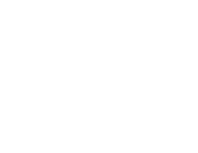
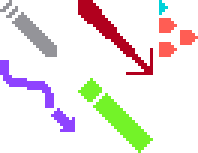
Before/after of a 198x153 layered artwork. What changed in the layer stack:
painted on "missile" over [0, 0, 57, 57]
painted on "wave" over [0, 60, 75, 132]
painted on "laser" over [78, 0, 153, 75]
painted on "beam" over [78, 78, 153, 153]
painted on "Life" over [159, 0, 168, 15]
painted on "send" over [159, 18, 198, 57]
